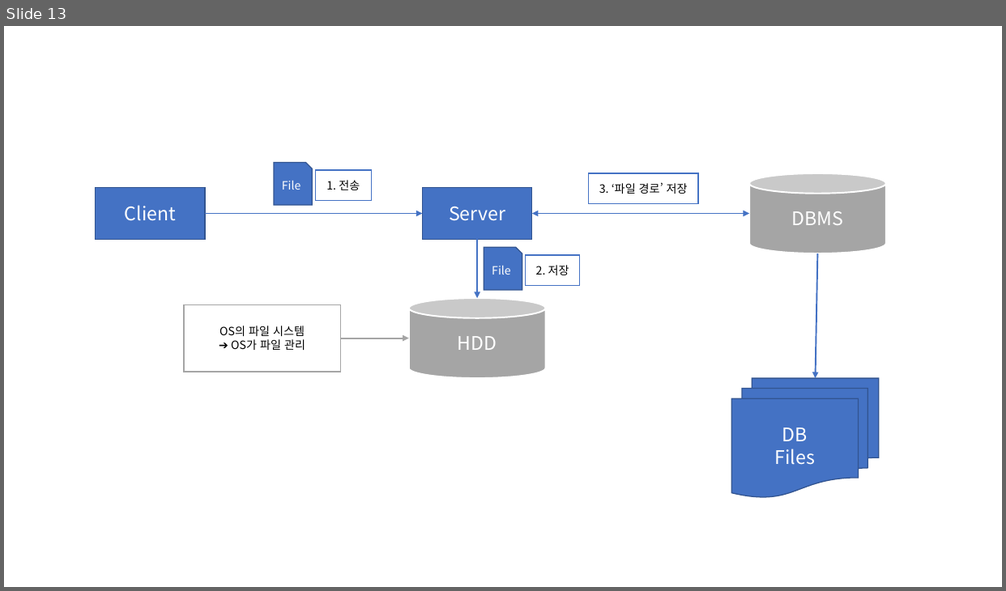
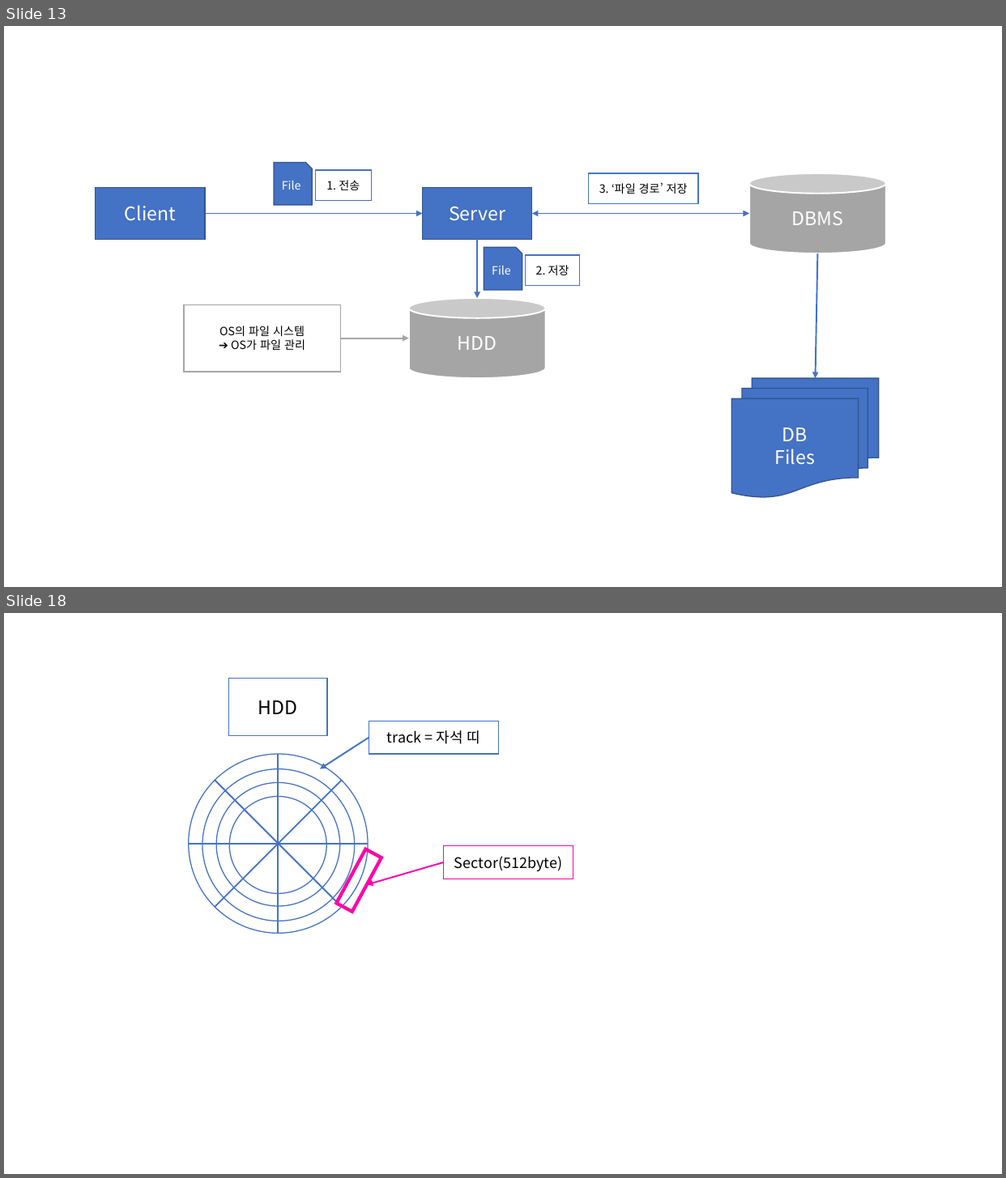
Before and after one commit to Dingadung/2022-study-workspace, a slide deck: study-note/데이터베이스/2022-08-31 내용정리.pptx. Shown one above the other, each under a label of ours: slide 13 before the commit, slides 13 and 18 after it; the slides between them are not shown. The pictures are 1006x591 and 1006x1178 pixels, drawn with LibreOffice and Linux fonts; fonts in the diff are those of the drawing. Boxes give left, top, right and bottom in pixels: in the first picture for what was removed or moved away, otherwise in the second. Text is boxed around its words. In the diff, an @@ line names an element or a change of style, - is before the commit and + after.

```diff
--- a/study-note/데이터베이스/2022-08-31 내용정리.pptx
+++ b/study-note/데이터베이스/2022-08-31 내용정리.pptx
@@ slide 18 added at [4,613,1002,1174], background #FFFFFF @@
@@ rectangle added at [228,678,326,736], fill #FFFFFF, outline #4472C4 1 pt, 18 pt, text #000000 @@
+HDD
@@ rectangle added at [369,721,499,754], fill #FFFFFF, outline #4472C4 1 pt, 14 pt, text #000000 @@
+track = 자석 띠
@@ ellipse added at [189,754,368,934], fill #FFFFFF, outline #4472C4 1 pt @@
@@ line added from (278, 754) to (278, 934), #4472C4 1.5 pt @@
@@ arrow added from (369, 737) to (320, 769), #4472C4 1.5 pt @@
@@ ellipse added at [202,769,355,922], fill #FFFFFF, outline #4472C4 1 pt @@
@@ line added from (215, 780) to (342, 907), #4472C4 1.5 pt @@
@@ line added from (215, 907) to (342, 780), #4472C4 1.5 pt @@
@@ ellipse added at [216,783,340,906], fill #FFFFFF, outline #4472C4 1 pt @@
@@ ellipse added at [229,796,326,894], fill #FFFFFF, outline #4472C4 1 pt @@
@@ line added from (189, 844) to (368, 844), #4472C4 1.5 pt @@
@@ rectangle added at [336,849,381,912], outline #FF00A8 3.25 pt @@
@@ rectangle added at [444,845,573,879], fill #FFFFFF, outline #FF00A8 1 pt, 14 pt, text #000000 @@
+Sector(512byte)
@@ arrow added from (444, 862) to (367, 884), #FF00A8 1.5 pt @@
```
Also in this commit, not shown: 8 other slides added, 8 slides removed, 4 other files.
